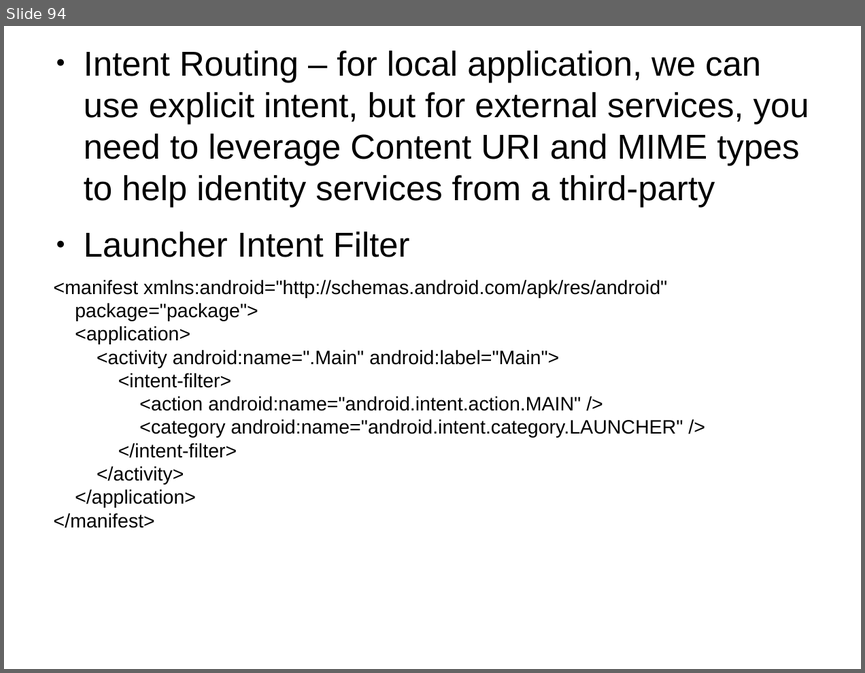
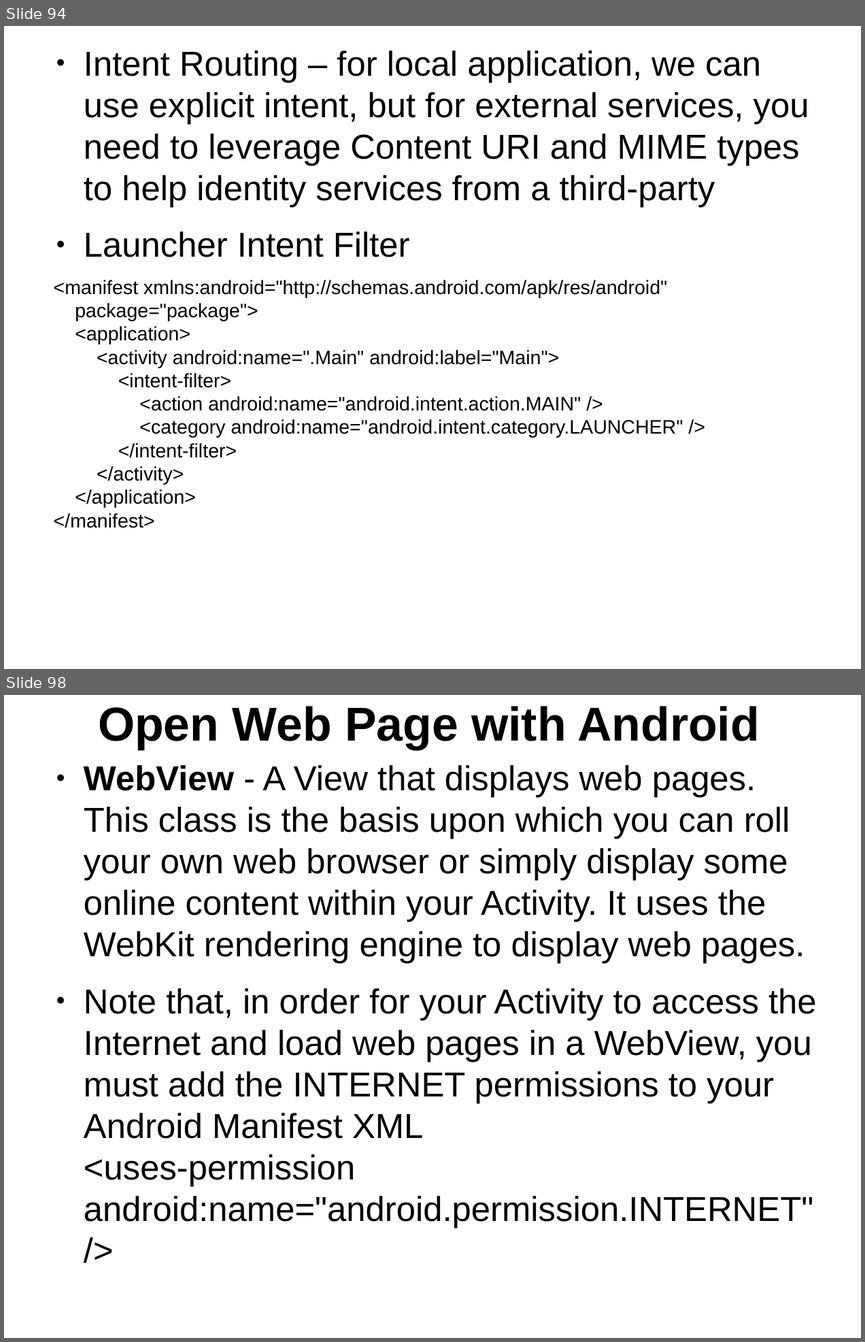
Before and after one commit to thegreatdao/testa, a slide deck: assets/android.odp. Shown one above the other, each under a label of ours: slide 94 before the commit, slides 94 and 98 after it; the slides between them are not shown. The pictures are 865x673 and 865x1342 pixels, drawn with LibreOffice and Linux fonts; fonts in the diff are those of the drawing. Boxes give left, top, right and bottom in pixels: in the first picture for what was removed or moved away, otherwise in the second. Text is boxed around its words. In the diff, an @@ line names an element or a change of style, - is before the commit and + after.

```diff
--- a/assets/android.odp
+++ b/assets/android.odp
@@ slide 98 added at (4, 695, 861, 1338), background #FFFFFF @@
@@ title added at (98, 706, 759, 749), 44 pt, text #000000, bold @@
+Open Web Page with Android
@@ text added at (84, 765, 817, 1227), 32 pt, text #000000 @@
+● WebView - A View that displays web pages. This class is the basis upon which you can roll your own web browser or simply display some online content within your Activity. It uses the WebKit rendering engine to display web pages.
+● Note that, in order for your Activity to access the Internet and load web pages in a WebView, you must add the INTERNET permissions to your Android Manifest XML
+  <uses-permission android:name="android.permission.INTERNET" />
```
Also in this commit, not shown: 1 slide changed, 3 other slides added, 8 other files.
